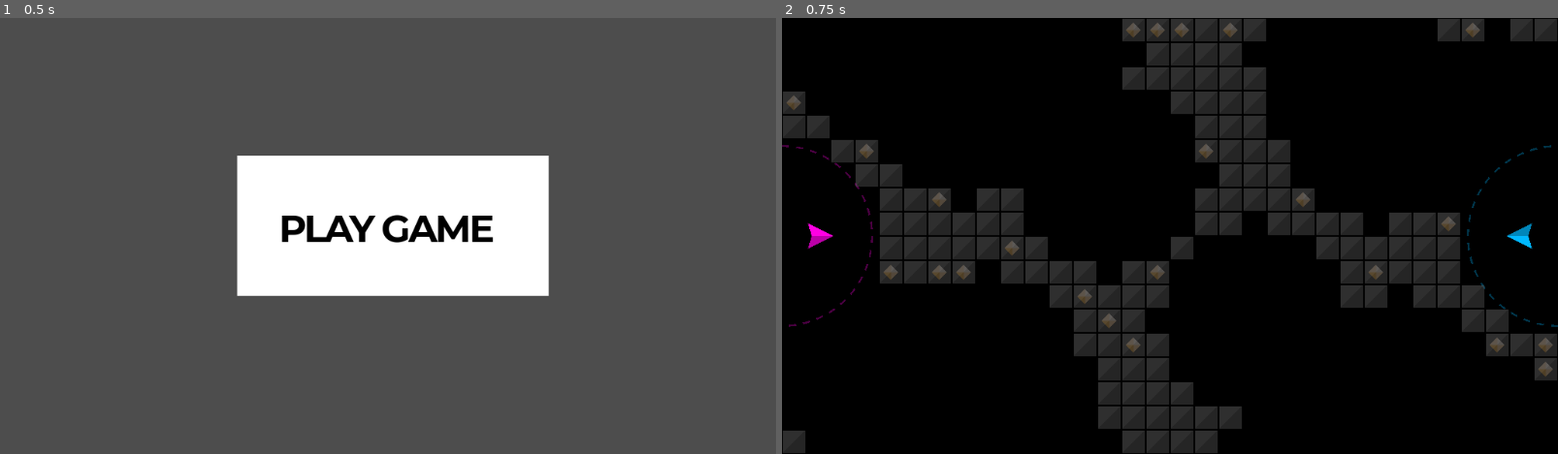
Above: before the commit, frames 1-2 (left to right).
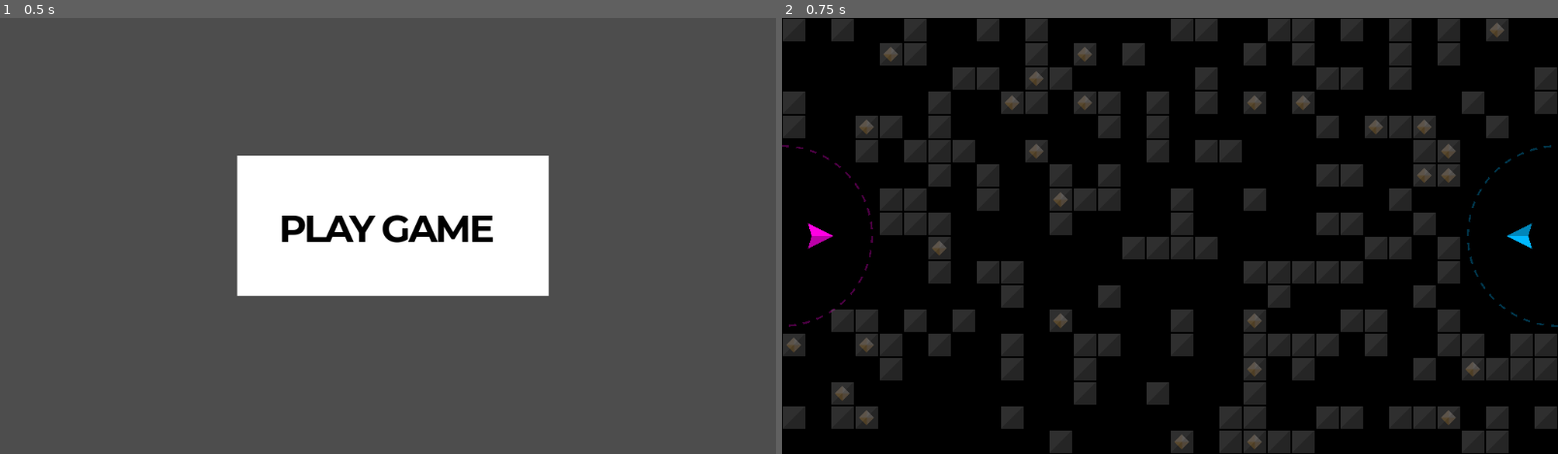
Above: after the commit, the same moments.

Repository: outrightmental/Blockbusters
Game: Godot game, scene res://scenes/main.tscn
Same seed, same stepped clock (60 frames per second), same inputs: the game is played once before the commit and once after it.
Inputs (mouse positions are in pixels of both pictures, inside the frame that each line leads up to):
- Up to frame 1 (0.5 s): no input
- Up to frame 2 (0.75 s): click (1177, 222) at 0.5 s

Frame 1 is identical in both runs. In frame 2, 34% of the frame differs, in the area x 0-100%, y 0-100%.

Commit message:
checkpoint (#24)
Refactor board generation for consistent block and gem population

Diff:
--- a/global/score.gd
+++ b/global/score.gd
@@ -15,6 +15,7 @@
 func _do_reset_game() -> void:
 	score[1] = Config.PLAYER_INITIAL_SCORE
 	score[2] = Config.PLAYER_INITIAL_SCORE
+	print("[SCORE] Did reset game")
 	_update()
 
 
--- a/global/util.gd
+++ b/global/util.gd
@@ -1,8 +1,8 @@
 extends Node
 
 # Get a color at a specific saturation ratio relative to the original color
-func color_at_saturation_ratio(color: Color, saturation_ratio: float) -> Color:
-	return Color.from_hsv(color.h, color.s * saturation_ratio, color.v, color.a)
+func color_at_sv_ratio(color: Color, sv_ratio: float) -> Color:
+	return Color.from_hsv(color.h, color.s * sv_ratio, color.v * sv_ratio, color.a)
 
 
 # Get a color at a specific alpha ratio relative to the original color
--- a/models/block/block.gd
+++ b/models/block/block.gd
@@ -7,12 +7,13 @@
 # Variables
 var gem: Node = null
 
+# Whether this block has a gem
+@export var has_gem: bool = false
+
 
 # Called when the node enters the scene tree for the first time.
 func _ready() -> void:
-	# Roll a D6 and if it's 1, add a gem
-	var random_number: int = randi() % 6 + 1
-	if random_number == 1:
+	if has_gem:
 		_add_gem()
 	pass
 
--- a/models/ship/ship.gd
+++ b/models/ship/ship.gd
@@ -3,9 +3,9 @@
 
 const FORCE_AMOUNT: int             = 500
 const LINEAR_DAMP: int              = 1
-const TARGET_ROTATION_FACTOR: float    = 10
-const DISABLED_MSEC: int               = 3000
-const DISABLED_SATURATION_RATIO: float = 0.38
+const TARGET_ROTATION_FACTOR: float = 10
+const DISABLED_MSEC: int            = 3000
+const DISABLED_SV_RATIO: float      = 0.38
 
 var input_mapping: Dictionary = {
 									"left": "ui_left",
@@ -65,10 +65,10 @@
 
 
 # Set the colors of the ship based on player_num
-func _set_colors(saturation_ratio: float) -> void:
+func _set_colors(sv_ratio: float) -> void:
 	if player_num in Config.PLAYER_COLORS:
-		$TriangleLight.color = Util.color_at_saturation_ratio(Config.PLAYER_COLORS[player_num][0], saturation_ratio)
-		$TriangleDark.color = Util.color_at_saturation_ratio(Config.PLAYER_COLORS[player_num][1], saturation_ratio)
+		$TriangleLight.color = Util.color_at_sv_ratio(Config.PLAYER_COLORS[player_num][0], sv_ratio)
+		$TriangleDark.color = Util.color_at_sv_ratio(Config.PLAYER_COLORS[player_num][1], sv_ratio)
 	else:
 		print("No colors found for player_num: ", player_num)
 
@@ -132,7 +132,7 @@
 func do_disable() -> void:
 	is_disabled = true
 	disabled_at_ticks_msec = Time.get_ticks_msec()
-	_set_colors(DISABLED_SATURATION_RATIO)
+	_set_colors(DISABLED_SV_RATIO)
 	pass
 
 
--- a/scenes/play_game.gd
+++ b/scenes/play_game.gd
@@ -2,62 +2,70 @@
 
 # Enum for whether a grid square is empty, block, or gem
 enum GridType {
-	EMPTY,
 	BLOCK,
+	GEM,
 }
+# Constants
 # Spawn blocks in a grid pattern, 32 blocks wide and 18 blocks tall, starting at (16, 16) and spaced 32 pixels apart
 # The blocks are 32x32 pixels, so the grid is 1024x576 pixels
-const BLOCK_SIZE: int                  = 32
-const BLOCK_CENTER: int                = BLOCK_SIZE/2
-const GRID_COLS: int                   = 32
-const GRID_ROWS: int                   = 18
-const BLOCK_HOME_CLEARANCE_RADIUS: int = 130
-const GAP_COUNT: int                   = 8
-var grid: Dictionary                   = {}
+const GRID_COLS: int             = 32
+const GRID_COUNT_MAX: int        = GRID_COLS * GRID_ROWS
+const GRID_ROWS: int             = 18
+const HOME_CLEARANCE_RADIUS: int = 130
+const BLOCK_CENTER: int          = BLOCK_SIZE/2
+const BLOCK_COUNT_MAX: int       = GRID_COUNT_MAX * BLOCK_COUNT_RATIO
+const BLOCK_COUNT_RATIO: float   = 0.3 # ratio of the grid that is filled with blocks
+const BLOCK_SIZE: int            = 32
+const GEM_COUNT_RATIO: float     = 0.05 # ratio of the grid that is filled with gems
+const GEM_COUNT_MAX: int         = GRID_COUNT_MAX * GEM_COUNT_RATIO
+# Variables
+var grid: Dictionary = {}
+var block_count: int = 0
+var gem_count: int   = 0
 
 
 # Instantiate a models/ship/ship.gd for each player, so set player_num = 1 or 2 respectively, and Player 1 is 10% in from the left, vertical center, and Player 2 is 10% in from the right, vertical center.
 func _ready() -> void:
+	SignalBus.reset_game.emit()
 	var viewport_size: Vector2 = get_viewport().get_visible_rect().size
 	_spawn_player_ship(1, Vector2(viewport_size.x * 0.05, viewport_size.y * 0.5), 0)
 	_spawn_player_ship(2, Vector2(viewport_size.x * 0.95, viewport_size.y * 0.5), PI)
-	var player_home_1: Home = _spawn_player_home(1, Vector2(0, viewport_size.y * 0.5), 0)
-	var player_home_2: Home = _spawn_player_home(2, Vector2(viewport_size.x, viewport_size.y * 0.5), PI)
+	var player_home_1: Home            = _spawn_player_home(1, Vector2(0, viewport_size.y * 0.5), 0)
+	var player_home_2: Home            = _spawn_player_home(2, Vector2(viewport_size.x, viewport_size.y * 0.5), PI)
+	var home_positions: Array[Vector2] = [player_home_1.position, player_home_2.position]
 
-	# Randomly pick locations for 3 gaps
-	var gap_positions: Array[Vector2] = [player_home_1.position, player_home_2.position]
-	for i in range(GAP_COUNT):
-		var gap_x: int = randi() % (GRID_COLS / 2 - 2)
-		var gap_y: int = randi() % GRID_ROWS
-		gap_positions.append(_grid_position(gap_x, gap_y))
-		gap_positions.append(_grid_position(GRID_COLS - gap_x, GRID_ROWS - gap_y))
-
-	#	var grid_pos: Vector2
-	for x in range(GRID_COLS):
-		for y in range(GRID_ROWS):
-			if (!grid.has(x)):
-				grid[x] = {}
-			if (_is_clear_of_all(BLOCK_HOME_CLEARANCE_RADIUS, _grid_position(x, y), gap_positions)):
+	while block_count < BLOCK_COUNT_MAX:
+		var x: int = randi() % GRID_COLS
+		var y: int = randi() % GRID_ROWS
+		if not grid.has(x):
+			grid[x] = {}
+		if grid[x].has(y):
+			continue
+		if _is_clear_of_all(HOME_CLEARANCE_RADIUS, _grid_position(x, y), home_positions):
+			block_count += 1
+			if gem_count < GEM_COUNT_MAX:
+				grid[x][y] = GridType.GEM
+				gem_count += 1
+			else:
 				grid[x][y] = GridType.BLOCK
-			else:
-				grid[x][y] = GridType.EMPTY
 
 	for x in range(GRID_COLS):
 		for y in range(GRID_ROWS):
-			if grid[x][y] == GridType.BLOCK:
-				# Spawn a block at the grid position
-				# The blocks are 32x32 pixels, so the grid is 1024x576 pixels
-				# The center of the block is at (BLOCK_CENTER + x * BLOCK_SIZE, BLOCK_CENTER + y * BLOCK_SIZE)
-				_spawn_block(_grid_position(x, y))
+			if grid[x].has(y):
+				_spawn_block(_grid_position(x, y), grid[x][y] == GridType.GEM)
 
 	pass
 
 
 func _is_clear_of_all(distance: int, source: Vector2, targets: Array[Vector2]) -> bool:
 	for target in targets:
-		if (source.distance_to(target) < distance):
+		if not _is_clear_of(distance, source, target):
 			return false
 	return true
+
+
+func _is_clear_of(distance: int, source: Vector2, target: Vector2) -> bool:
+	return source.distance_to(target) >= distance
 
 
 func _grid_position(x: int, y: int) -> Vector2:
@@ -86,8 +94,9 @@
 	return home_scene
 
 
-func _spawn_block(start_position: Vector2) -> Node:
+func _spawn_block(start_position: Vector2, has_gem: bool) -> Node:
 	var block_scene: Block = preload('res://models/block/block.tscn').instantiate()
 	block_scene.position = start_position
+	block_scene.has_gem = has_gem
 	self.add_child(block_scene)
 	return block_scene
